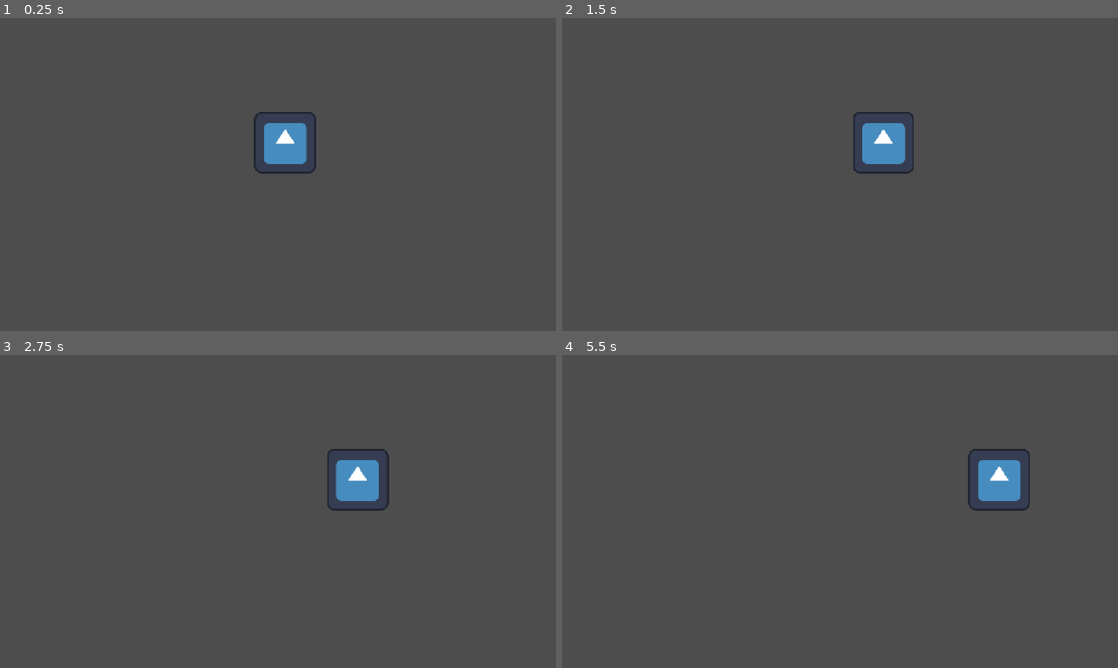
Above: before the commit, frames 1-4 (two rows, left to right).
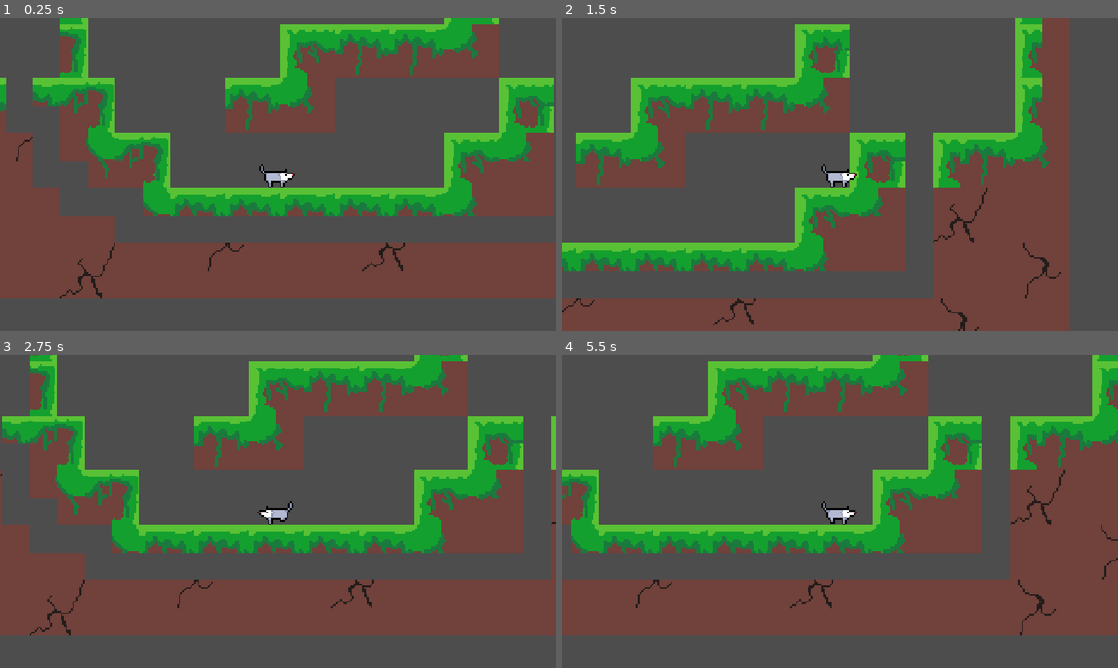
Above: after the commit, the same moments.

Repository: Mornistyr/Play-Dead
Game: Godot game, scene res://scenes/main.tscn
The game is run twice, just before and just after one commit, with the same random seed, the same clock (stepped at 60 frames per second) and the same inputs. Before the commit the project starts from res://daniel.tscn. The engine's default icon, where the game draws it, is replaced by a stand-in: a white triangle on a blue panel in a dark square.
Inputs:
- Up to frame 1 (0.25 s): no input
- Up to frame 2 (1.5 s): hold D (move right, bound only after the commit) from 0.53 s (still down); tap Space (Jump, bound only after the commit) at 0.6, 0.77, 1.07, 1.35 s
- Up to frame 3 (2.75 s): tap Space (Jump, bound only after the commit) at 1.52, 1.82, 2.1 s; release D (move right, bound only after the commit) at 2.03 s; hold A (move left, bound only after the commit) from 2.03 s (still down)
- Up to frame 4 (5.5 s): release A (move left, bound only after the commit) at 2.78 s; hold D (move right, bound only after the commit) 2.78-4.28 s; tap Space (Jump, bound only after the commit) at 2.85, 3.02, 3.32, 3.6, 3.77, 4.07, 4.35, 4.52, 4.82, 5.1 s; hold A (move left, bound only after the commit) 4.28-5.03 s; hold D (move right, bound only after the commit) from 5.03 s (still down)

The runs differ from the first frame. In frame 1, 51% of the frame differs, in the area x 0-100%, y 0-90%; in frame 2, 50%; in frame 3, 50%; in frame 4, 53%.

Commit message:
changed project settings

Diff:
--- a/project.godot
+++ b/project.godot
@@ -11,7 +11,7 @@
 [application]
 
 config/name="Play Dead"
-run/main_scene="uid://cyw4vx0emysqt"
+run/main_scene="uid://bb3fbpx38h4v"
 config/features=PackedStringArray("4.7", "Mobile")
 config/icon="res://icon.svg"
 
@@ -20,11 +20,31 @@
 window/stretch/mode="canvas_items"
 window/stretch/aspect="expand"
 
+[input]
+
+Jump={
+"deadzone": 0.2,
+"events": [Object(InputEventKey,"resource_local_to_scene":false,"resource_name":"","device":-1,"window_id":0,"alt_pressed":false,"shift_pressed":false,"ctrl_pressed":false,"meta_pressed":false,"pressed":false,"keycode":0,"physical_keycode":32,"key_label":0,"unicode":32,"location":0,"echo":false,"script":null)
+, Object(InputEventKey,"resource_local_to_scene":false,"resource_name":"","device":-1,"window_id":0,"alt_pressed":false,"shift_pressed":false,"ctrl_pressed":false,"meta_pressed":false,"pressed":false,"keycode":0,"physical_keycode":87,"key_label":0,"unicode":119,"location":0,"echo":false,"script":null)
+]
+}
+"move right"={
+"deadzone": 0.2,
+"events": [Object(InputEventKey,"resource_local_to_scene":false,"resource_name":"","device":-1,"window_id":0,"alt_pressed":false,"shift_pressed":false,"ctrl_pressed":false,"meta_pressed":false,"pressed":false,"keycode":0,"physical_keycode":68,"key_label":0,"unicode":100,"location":0,"echo":false,"script":null)
+]
+}
+"move left"={
+"deadzone": 0.2,
+"events": [Object(InputEventKey,"resource_local_to_scene":false,"resource_name":"","device":-1,"window_id":0,"alt_pressed":false,"shift_pressed":false,"ctrl_pressed":false,"meta_pressed":false,"pressed":false,"keycode":0,"physical_keycode":65,"key_label":0,"unicode":97,"location":0,"echo":false,"script":null)
+]
+}
+
 [physics]
 
 3d/physics_engine="Jolt Physics"
 
 [rendering]
 
+textures/canvas_textures/default_texture_filter=0
 rendering_device/driver.windows="d3d12"
 renderer/rendering_method="mobile"
